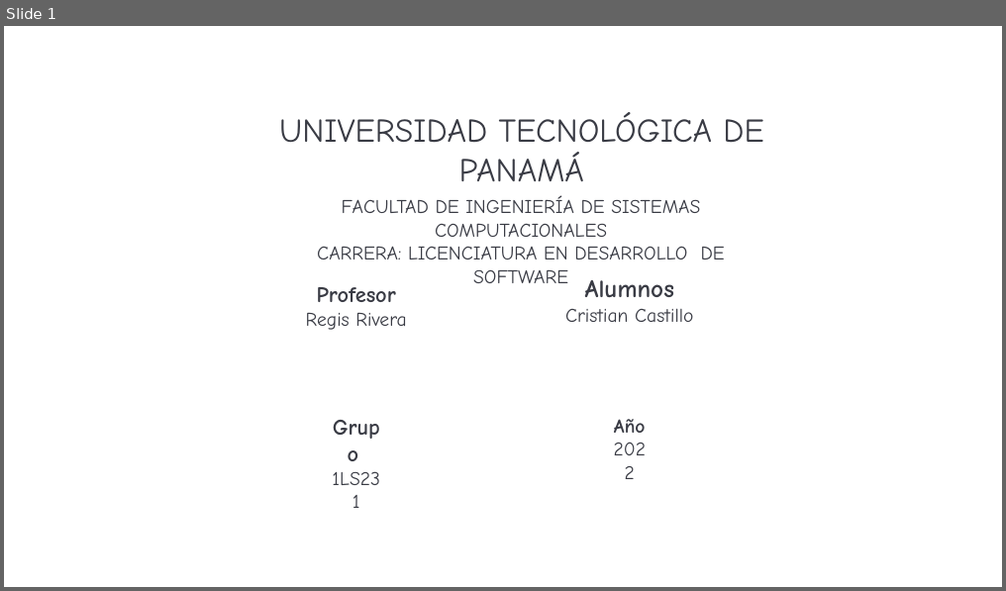
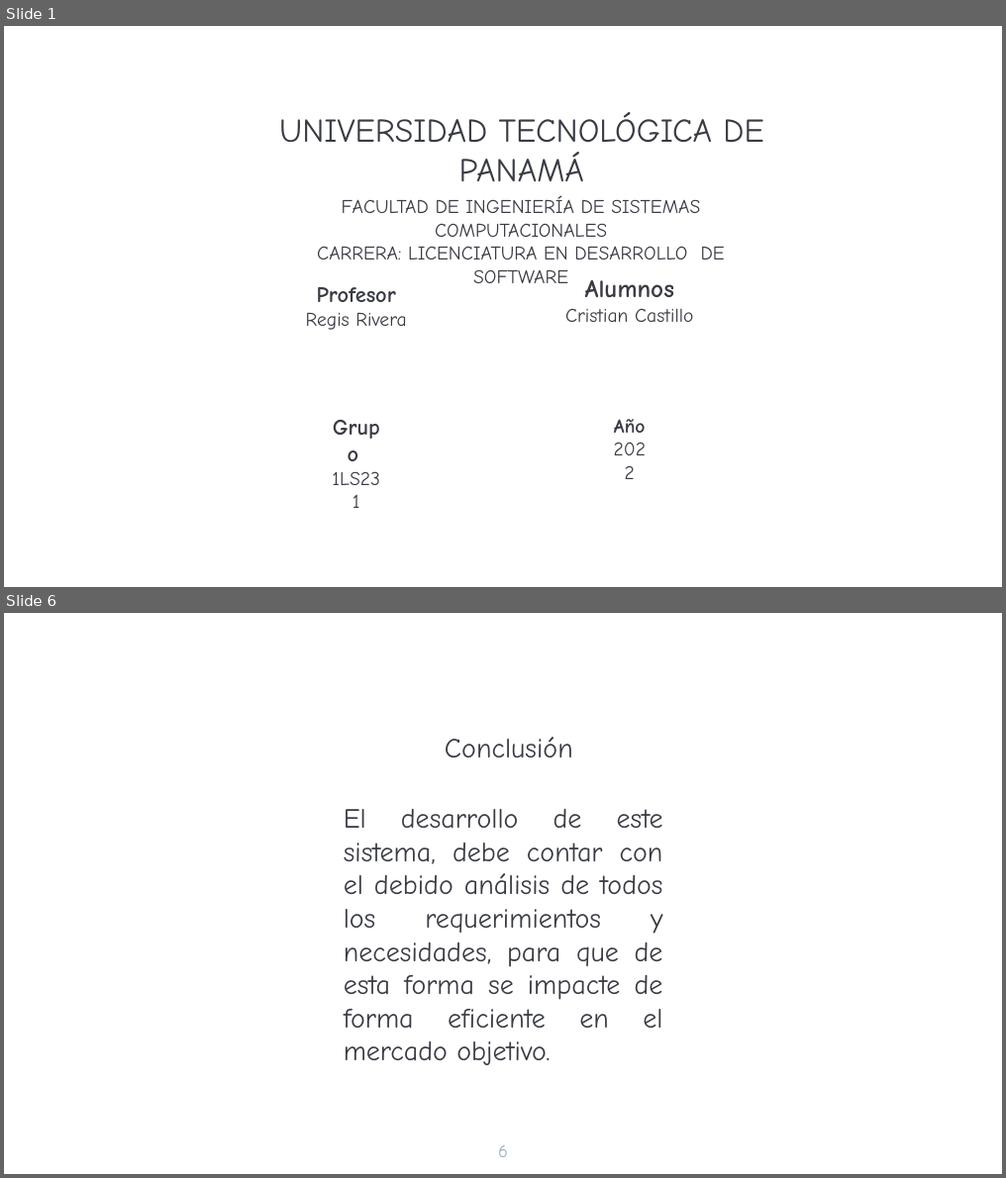
Before and after one commit to Cristian1234567890/Curso-DS7, a slide deck: Proyectos/Proyecto-Final/project/Presentacion proyecto final .pptx. Shown one above the other, each under a label of ours: slide 1 before the commit, slides 1 and 6 after it; the slides between them are not shown. The pictures are 1006x591 and 1006x1178 pixels, drawn with LibreOffice and Linux fonts; fonts in the diff are those of the drawing; background and template pictures are left out. Boxes give left, top, right and bottom in pixels: in the first picture for what was removed or moved away, otherwise in the second. Text is boxed around its words. In the diff, an @@ line names an element or a change of style, - is before the commit and + after.

```diff
--- a/Proyectos/Proyecto-Final/project/Presentacion proyecto final .pptx
+++ b/Proyectos/Proyecto-Final/project/Presentacion proyecto final .pptx
@@ slide 6 added at [4,613,1002,1174], background picture (left out) @@
@@ text added at [445,737,573,758], 20 pt, text #393B44 @@
+Conclusión
@@ text added at [344,809,663,1029], 20 pt, text #393B44 @@
+El desarrollo de este sistema, debe contar con el debido análisis de todos los requerimientos y necesidades, para que de esta forma se impacte de forma eficiente en el mercado objetivo.
@@ page number added at [498,1146,508,1157], 13 pt, text #98ADBE @@
+6
```
Also in this commit, not shown: 4 other slides added, 9 slides removed, 13 other files.
